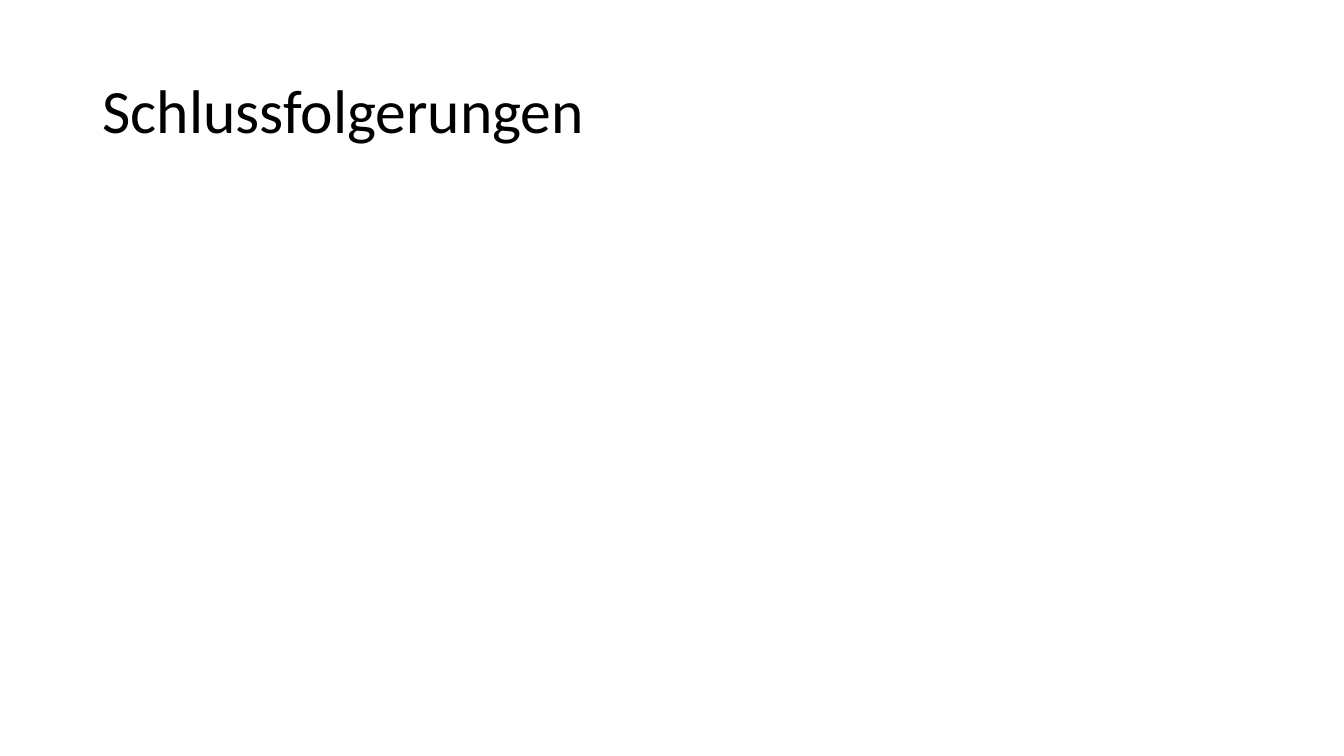
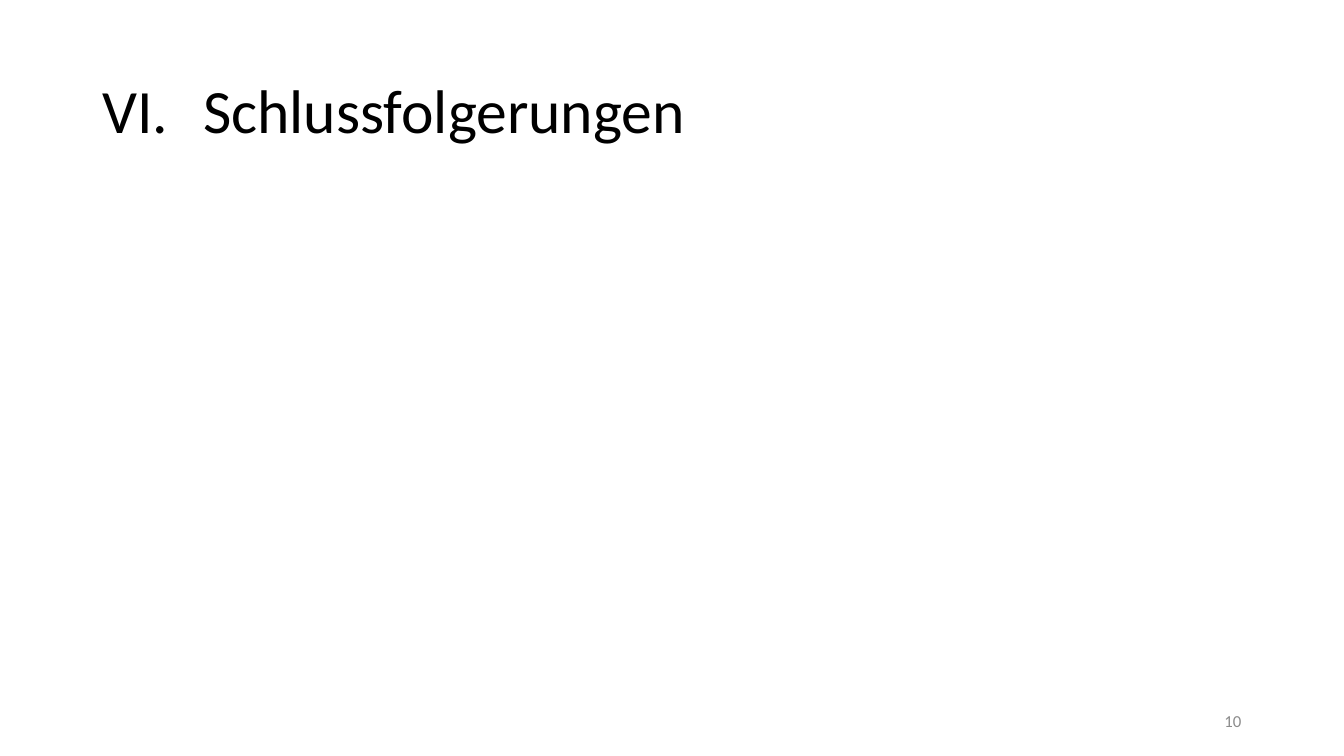
Before and after one commit to Xyren0/IoT_Wifi_Sniffing, a slide deck: slide 10 of phase3_pres.pptx (slide 9 before the commit). Drawn at 1344x756 pixels with LibreOffice and Linux fonts; fonts in the diff are those of the drawing; grey boxes stand for pictures. Boxes give left, top, right and bottom in pixels: in the first picture for what was removed or moved away, otherwise in the second. Text is boxed around its words. In the diff, an @@ line names an element or a change of style, - is before the commit and + after.

```diff
--- a/phase3_pres.pptx
+++ b/phase3_pres.pptx
@@ title at (102,90,684,144): text changed @@
-Schlussfolgerungen
+VI. Schlussfolgerungen
@@ page number added at (1224,716,1241,727), 12 pt, text #8C8C8C @@
+10
```
Also in this commit, not shown: 8 other slides changed, 1 slide added.
